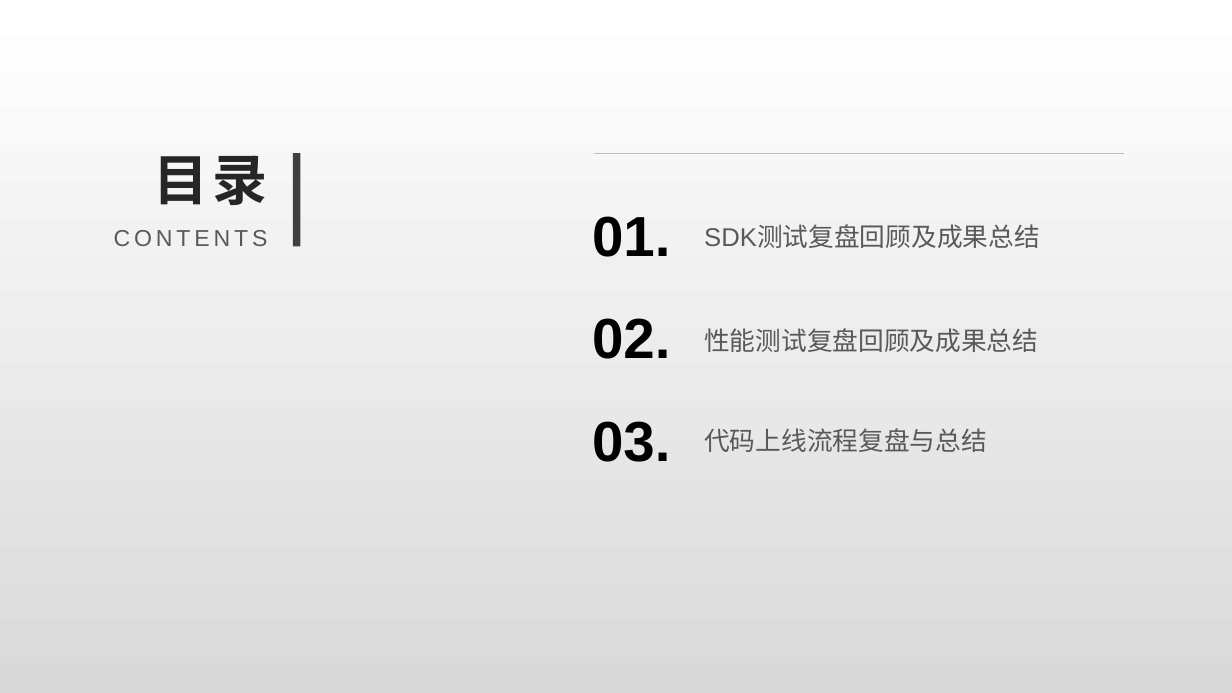
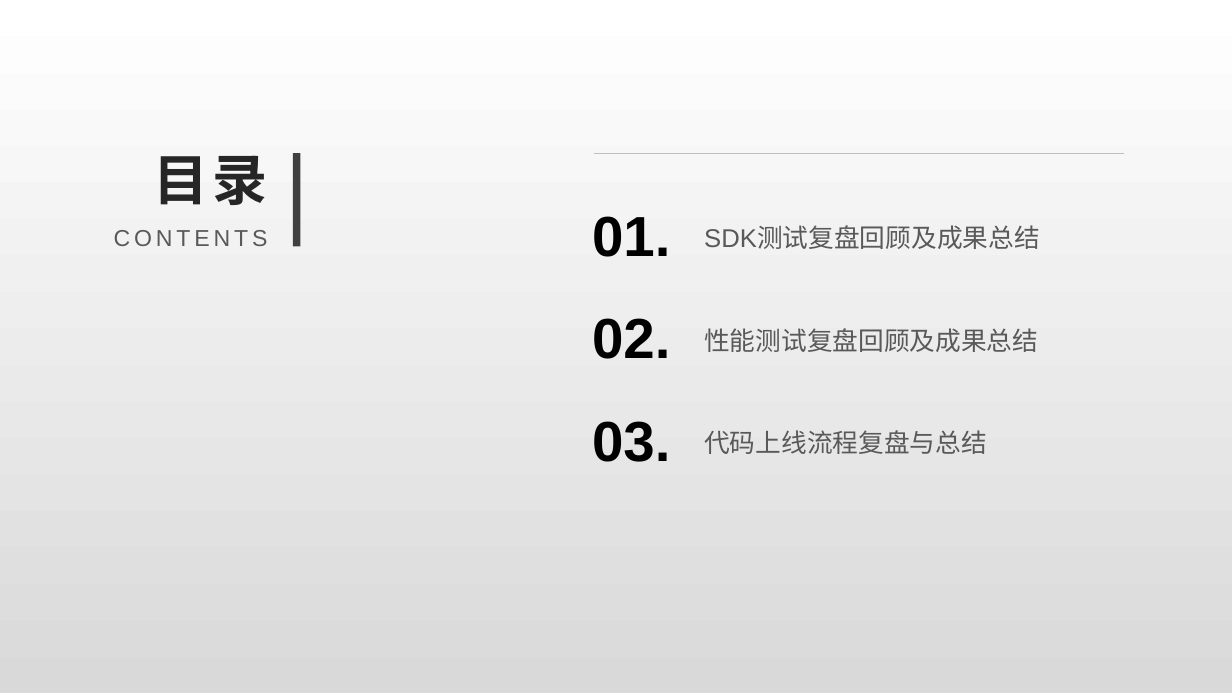
Before and after one commit to Rexixe1993/JavaScriptLesson, a slide deck: slide 2 of 全球版灌篮OBT复盘总结.pptx. Drawn at 1232x693 pixels with LibreOffice and Linux fonts; fonts in the diff are those of the drawing. Boxes give left, top, right and bottom in pixels: in the first picture for what was removed or moved away, otherwise in the second. Text is boxed around its words. In the diff, an @@ line names an element or a change of style, - is before the commit and + after.

Commit message:
OBT复盘PPT更新（一）代码上线部分

```diff
--- a/全球版灌篮OBT复盘总结.pptx
+++ b/全球版灌篮OBT复盘总结.pptx
@@ text "代码上线流程复盘与总结" at <box>704,430,987,454</box>: line spacing 1.1 to 1.2 @@
```
Also in this commit, not shown: 5 other slides changed, 5 slides added, 1 slide removed.
